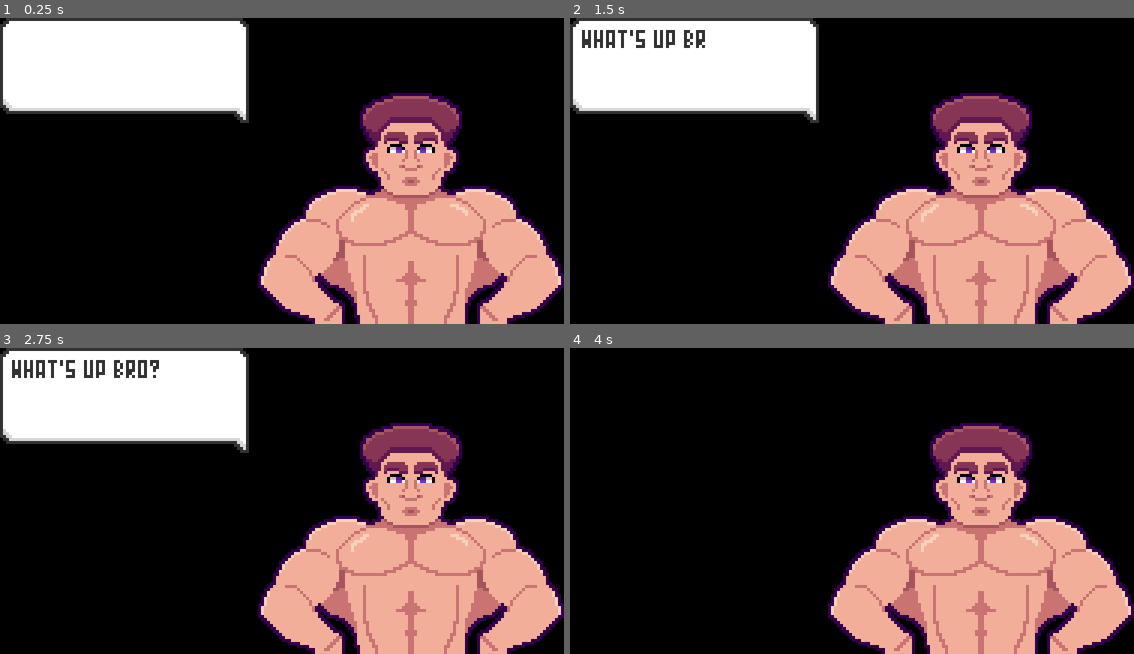
Above: before the commit, frames 1-4 (two rows, left to right).
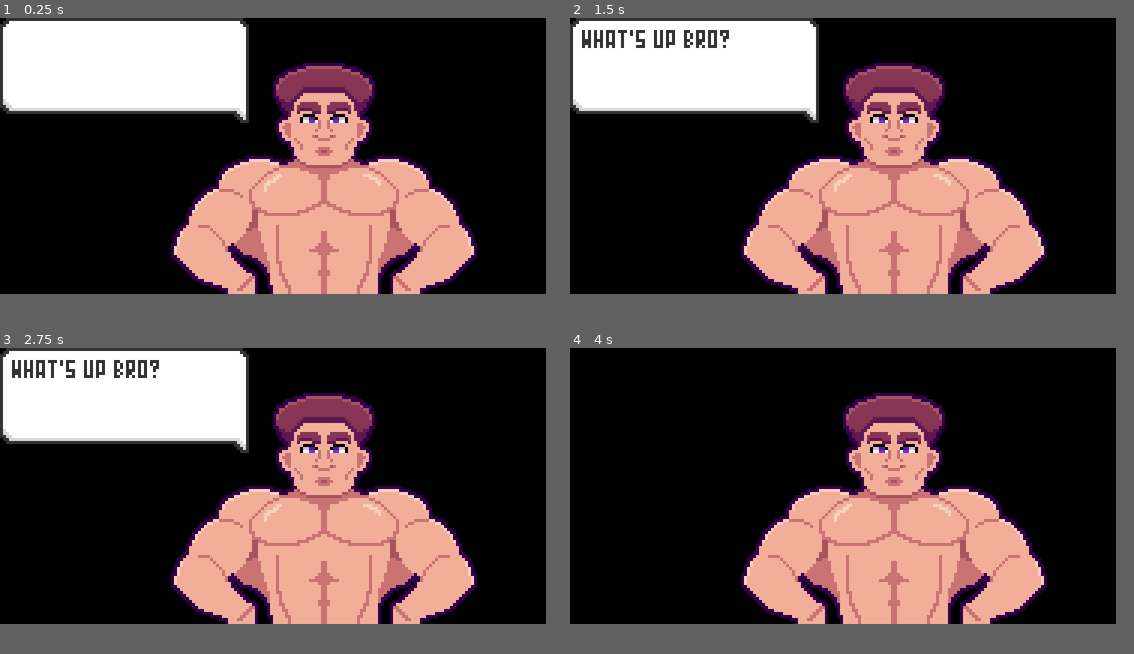
Above: after the commit, the same moments.

Repository: Orobinette/Desktop-Companion
Game: Godot game, scene res://Scenes/scn_companion.tscn
The game is run twice, just before and just after one commit, with the same random seed, the same clock (stepped at 60 frames per second) and the same inputs.
Inputs (mouse positions are in pixels of both pictures, inside the frame that each line leads up to):
- Up to frame 1 (0.25 s): no input
- Up to frame 2 (1.5 s): tap Enter (ui_accept) at 0.5, 0.77 s; move the mouse to (981, 210) at 0.52 s; press the mouse at (981, 210) at 0.53 s; move the mouse to (739, 186) at 1.27 s; release the mouse at (739, 186) at 1.28 s; click (739, 186) at 1.35 s
- Up to frame 3 (2.75 s): tap Enter (ui_accept) at 1.52, 2 s; move the mouse to (338, 433) at 2.02 s; press the mouse at (338, 433) at 2.03 s
- Up to frame 4 (4 s): tap Enter (ui_accept) at 2.75, 3.02, 3.5, 3.77 s; move the mouse to (823, 562) at 2.77 s; release the mouse at (823, 562) at 2.78 s; click (823, 562) at 2.85 s; move the mouse to (1021, 546) at 3.52 s; press the mouse at (1021, 546) at 3.53 s
In our replay, the window is 752x408 before the commit and 728x368 after it. These sizes can differ from the game's own. Grey fills any space a smaller window leaves; there, only what the larger window draws over its background counts as a difference.

The runs differ from the first frame. In frame 1, 31% of the frame differs, in the area x 30-100%, y 14-100%; in frame 2, 31%, in the area x 24-100%, y 3-100%; in frame 3, 31%; in frame 4, 31%.

Commit message:
Button container h -> v boc

Diff:
--- a/Scenes/scn_bubble.tscn
+++ b/Scenes/scn_bubble.tscn
@@ -23,7 +23,7 @@
 
 [node name="Timer" type="Timer" parent="."]
 process_mode = 4
-wait_time = 0.1
+wait_time = 0.05
 autostart = true
 
 [connection signal="timeout" from="Timer" to="." method="_on_timer_timeout"]
--- a/Scenes/scn_companion.tscn
+++ b/Scenes/scn_companion.tscn
@@ -17,15 +17,15 @@
 
 [node name="Companion" type="Node" node_paths=PackedStringArray("todo_button", "pomodoro_button", "settings_button", "close_button", "container", "click_timer")]
 script = ExtResource("1_gfw5g")
-todo_button = NodePath("HBoxContainer/Todo")
-pomodoro_button = NodePath("HBoxContainer/Pomodoro")
-settings_button = NodePath("HBoxContainer/Settings")
-close_button = NodePath("HBoxContainer/Close")
-container = NodePath("HBoxContainer")
+todo_button = NodePath("Sprite2D/Button container/Todo")
+pomodoro_button = NodePath("Sprite2D/Button container/Pomodoro")
+settings_button = NodePath("Sprite2D/Button container/Settings")
+close_button = NodePath("Sprite2D/Button container/Close")
+container = NodePath("Sprite2D/Button container")
 click_timer = NodePath("Click timer")
 
 [node name="Sprite2D" type="Sprite2D" parent="."]
-position = Vector2(86, 25)
+position = Vector2(57, 15)
 texture = ExtResource("2_vkx8g")
 centered = false
 
@@ -36,31 +36,31 @@
 position = Vector2(51, 39)
 shape = SubResource("RectangleShape2D_1vy3q")
 
-[node name="HBoxContainer" type="HBoxContainer" parent="."]
+[node name="Button container" type="VBoxContainer" parent="Sprite2D"]
 process_mode = 4
 visible = false
-offset_left = 86.0
-offset_right = 188.0
-offset_bottom = 23.0
+offset_left = 102.0
+offset_top = -15.0
+offset_right = 125.0
+offset_bottom = 77.0
 theme_override_constants/separation = 0
-alignment = 1
 
-[node name="Todo" type="TextureButton" parent="HBoxContainer"]
+[node name="Todo" type="TextureButton" parent="Sprite2D/Button container"]
 layout_mode = 2
 texture_normal = ExtResource("3_goy80")
 texture_hover = ExtResource("4_clfu5")
 
-[node name="Pomodoro" type="TextureButton" parent="HBoxContainer"]
+[node name="Pomodoro" type="TextureButton" parent="Sprite2D/Button container"]
 layout_mode = 2
 texture_normal = ExtResource("5_wovx8")
 texture_hover = ExtResource("6_7anb1")
 
-[node name="Settings" type="TextureButton" parent="HBoxContainer"]
+[node name="Settings" type="TextureButton" parent="Sprite2D/Button container"]
 layout_mode = 2
 texture_normal = ExtResource("7_iefpo")
 texture_hover = ExtResource("8_xbk62")
 
-[node name="Close" type="TextureButton" parent="HBoxContainer"]
+[node name="Close" type="TextureButton" parent="Sprite2D/Button container"]
 layout_mode = 2
 texture_normal = ExtResource("9_qgubj")
 texture_pressed = ExtResource("10_sqv43")
@@ -76,7 +76,7 @@
 [connection signal="input_event" from="Sprite2D/StaticBody2D" to="." method="_on_input_event"]
 [connection signal="mouse_entered" from="Sprite2D/StaticBody2D" to="." method="_on_mouse_entered"]
 [connection signal="mouse_exited" from="Sprite2D/StaticBody2D" to="." method="_on_mouse_exited"]
-[connection signal="pressed" from="HBoxContainer/Todo" to="." method="_on_todo_pressed"]
-[connection signal="pressed" from="HBoxContainer/Pomodoro" to="." method="_on_pomodoro_pressed"]
-[connection signal="pressed" from="HBoxContainer/Settings" to="." method="_on_settings_pressed"]
-[connection signal="pressed" from="HBoxContainer/Close" to="." method="_on_close_pressed"]
+[connection signal="pressed" from="Sprite2D/Button container/Todo" to="." method="_on_todo_pressed"]
+[connection signal="pressed" from="Sprite2D/Button container/Pomodoro" to="." method="_on_pomodoro_pressed"]
+[connection signal="pressed" from="Sprite2D/Button container/Settings" to="." method="_on_settings_pressed"]
+[connection signal="pressed" from="Sprite2D/Button container/Close" to="." method="_on_close_pressed"]
--- a/Scenes/scn_settings.tscn
+++ b/Scenes/scn_settings.tscn
@@ -59,9 +59,9 @@
 
 [node name="Work time" type="RichTextLabel" parent="Node"]
 clip_contents = false
-offset_top = 41.0
+offset_top = 30.0
 offset_right = 34.0
-offset_bottom = 47.0
+offset_bottom = 36.0
 theme = ExtResource("3_l67jg")
 theme_override_colors/font_outline_color = Color(0, 0, 0, 1)
 theme_override_constants/outline_size = 3
@@ -86,9 +86,9 @@
 
 [node name="Break label" type="RichTextLabel" parent="Node"]
 clip_contents = false
-offset_top = 30.0
+offset_top = 41.0
 offset_right = 38.0
-offset_bottom = 36.0
+offset_bottom = 47.0
 theme = ExtResource("3_l67jg")
 theme_override_colors/font_outline_color = Color(0, 0, 0, 1)
 theme_override_constants/outline_size = 3
@@ -132,7 +132,6 @@
 theme = ExtResource("3_l67jg")
 theme_override_styles/normal = SubResource("StyleBoxTexture_w2eab")
 theme_override_styles/focus = SubResource("StyleBoxEmpty_1vngn")
-text = "adfasd"
 caret_blink = true
 
 [connection signal="text_changed" from="Node/Work time/Pomo work time" to="." method="_on_pomo_work_time_text_changed"]
--- a/Scripts/Controls.gd
+++ b/Scripts/Controls.gd
@@ -1,12 +1,11 @@
 extends Node
 
 @onready var win: Window = get_window()
-@export var companion_button: TextureButton
 @export var todo_button: TextureButton
 @export var pomodoro_button: TextureButton
 @export var settings_button: TextureButton
 @export var close_button: TextureButton
-@export var container: HBoxContainer
+@export var container: VBoxContainer
 @export var click_timer: Timer
 
 var buttons_on: bool = false
--- a/Scripts/Pomodoro.gd
+++ b/Scripts/Pomodoro.gd
@@ -1,4 +1,4 @@
-extends Node
+extends Window
 
 @onready var settings
 
@@ -12,8 +12,8 @@
 
 var work_time: int
 var break_time: int
-@onready var mode = modes.WORK
-enum modes {WORK, BREAK}
+@onready var phase = phases.WORK
+enum phases {WORK, BREAK}
 
 @export var start_sprite_n: Texture2D
 @export var start_sprite_h: Texture2D
@@ -38,12 +38,12 @@
 
 	timer.text = str(hour, ":", minutes, ":", sec)
 
-func set_mode(new_mode):
-	mode = new_mode
+func set_phase(new_phase):
+	phase = new_phase
 
 	toggle_timer(false)
 
-	if mode == modes.WORK:
+	if phase == phases.WORK:
 		time = work_time
 		win_sprite.texture = work_texture
 	else:
@@ -52,12 +52,14 @@
 
 	update_timer()
 
+func switch_phase():
+	visible = true
+	show()
 
-func switch_mode():
-	if mode == modes.WORK:
-		set_mode(modes.BREAK)
+	if phase == phases.WORK:
+		set_phase(phases.BREAK)
 	else:
-		set_mode(modes.WORK)
+		set_phase(phases.WORK)
 
 func toggle_timer(on: bool):
 	if on:
@@ -69,14 +71,18 @@
 		start.texture_hover = start_sprite_h
 		timer_active = false
 
+func reset_time_settings():
+	work_time = settings.player_prefs["work_time"] * 60
+	break_time = settings.player_prefs["break_time"] * 60
+
 
 func _ready():
 	await get_tree().process_frame
 	settings = $"../Settings"
-	work_time = settings.player_prefs["work_time"]
-	break_time = settings.player_prefs["break_time"]
-	time = work_time
-	set_mode(modes.WORK)
+	settings.work_time_input.text_submitted.connect(_on_time_settings_updated)
+	settings.break_time_input.text_submitted.connect(_on_time_settings_updated)
+	reset_time_settings()
+	set_phase(phases.WORK)
 
 func _process(delta):
 	if not timer_active:
@@ -86,12 +92,12 @@
 	update_timer()
 
 	if timer.text == "00:00:00":
-		switch_mode()
+		switch_phase()
 
 func _on_play_pressed():
 	if not timer_active:
 		toggle_timer(true)
-		if mode == modes.WORK:
+		if phase == phases.WORK:
 			work_start.emit()
 		else:
 			break_start.emit()
@@ -99,10 +105,14 @@
 		toggle_timer(false)
 
 func _on_skip_pressed():
-	if timer_active:
-		switch_mode()
+	switch_phase()
 
 func _on_visibility_changed():
-	work_time = settings.player_prefs["work_time"] * 60
-	break_time = settings.player_prefs["break_time"] * 60
-	set_mode(modes.WORK)
+	reset_time_settings()
+	#set_phase(phases.WORK)
+
+func _on_time_settings_updated(_text):
+	reset_time_settings()
+
+	if !timer_active:
+		set_phase(phase)
--- a/project.godot
+++ b/project.godot
@@ -19,14 +19,14 @@
 
 [display]
 
-window/size/viewport_width=188
-window/size/viewport_height=102
+window/size/viewport_width=182
+window/size/viewport_height=92
 window/size/resizable=false
 window/size/borderless=true
 window/size/always_on_top=true
 window/size/transparent=true
-window/size/window_width_override=376
-window/size/window_height_override=204
+window/size/window_width_override=364
+window/size/window_height_override=184
 window/subwindows/embed_subwindows=false
 window/stretch/mode="viewport"
 window/stretch/scale_mode="integer"
Not shown, changed: player_prefs
